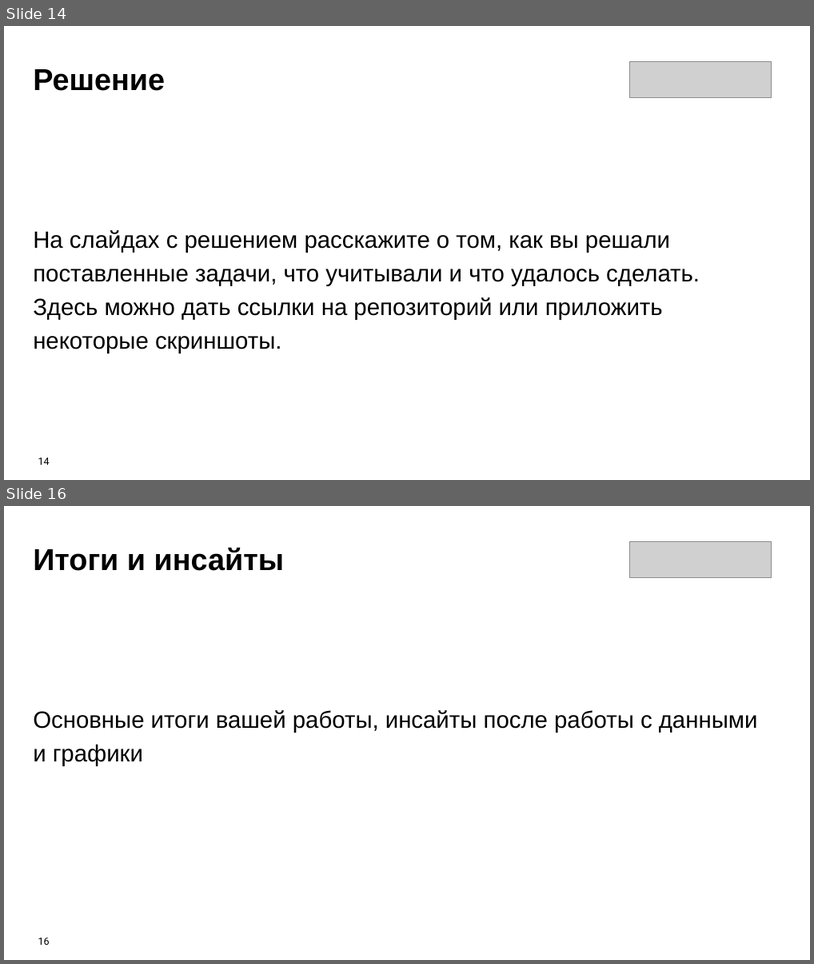
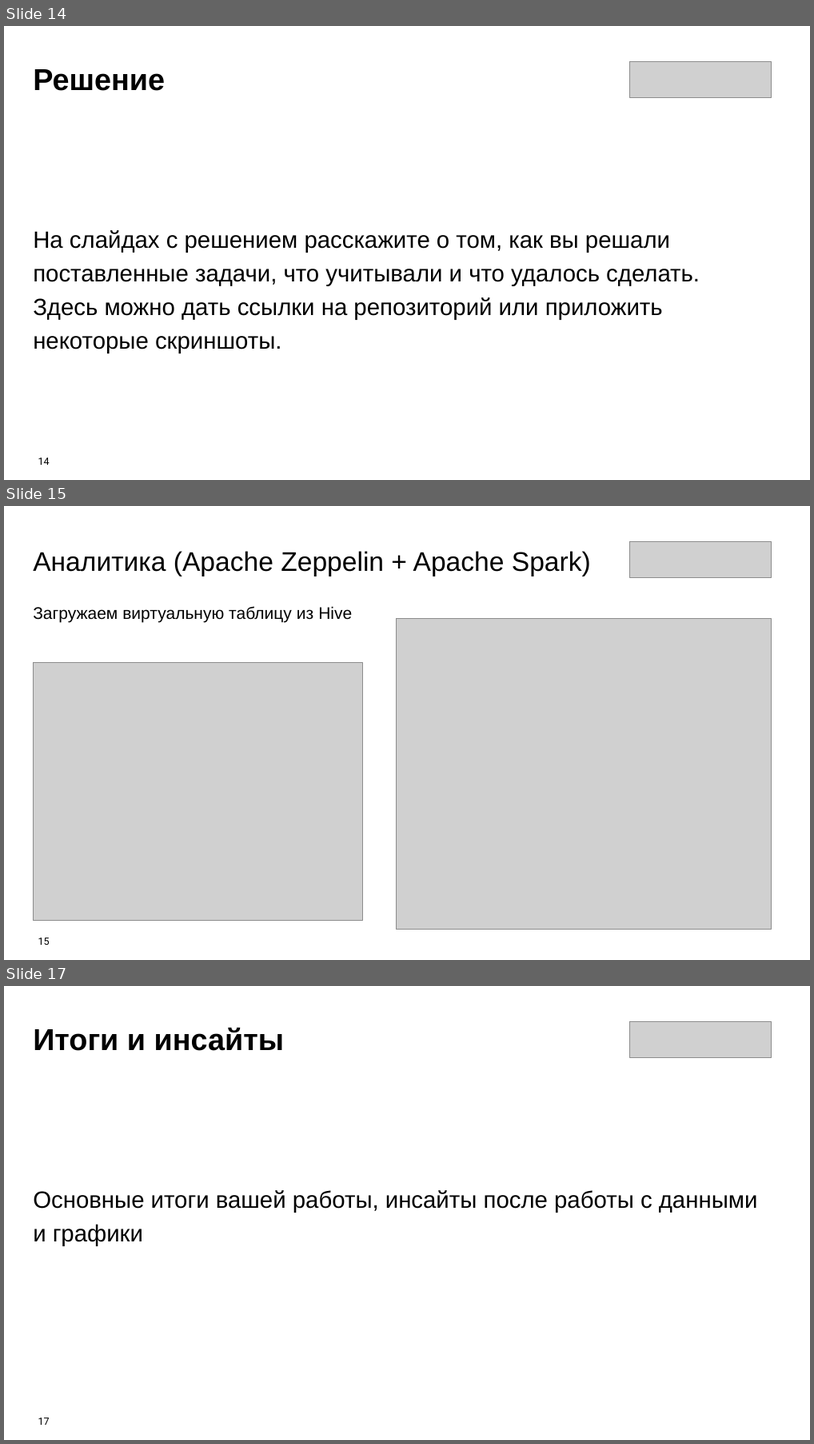
Before and after one commit to Olmeor/Data-engineer_Rostelecom_programming_school, a slide deck: Сertification/presentation.pptx. Shown one above the other, each under a label of ours: slides 14 and 16 before the commit, slides 14, 15 and 17 after it; the slides between them are not shown. The pictures are 814x964 and 814x1444 pixels, drawn with LibreOffice and Linux fonts; fonts in the diff are those of the drawing; grey boxes stand for pictures. Boxes give left, top, right and bottom in pixels: in the first picture for what was removed or moved away, otherwise in the second. Text is boxed around its words. In the diff, an @@ line names an element or a change of style, - is before the commit and + after.

Commit message:
doc: update presentation for task 5 Spark

```diff
--- a/Сertification/presentation.pptx
+++ b/Сertification/presentation.pptx
@@ slide 15 added at box(4, 506, 810, 960), background #FFFFFF @@
@@ text added at box(33, 551, 591, 576), 32 pt, text #000000 @@
+Аналитика (Apache Zeppelin + Apache Spark)
@@ picture added at box(630, 541, 771, 577) @@
@@ text added at box(33, 606, 352, 622), 20 pt, text #000000 @@
+Загружаем виртуальную таблицу из Hive
@@ picture added at box(397, 619, 772, 929) @@
@@ picture added at box(33, 662, 362, 920) @@
@@ page number added at box(38, 937, 50, 944), 12 pt, text #000000 @@
+15
@@ what was slide 16 is now slide 17 @@
@@ page number at box(38, 1417, 50, 1424): text changed @@
-16
+17
```
Also in this commit, not shown: 2 slides changed, 1 other slide added, 1 slide removed.
